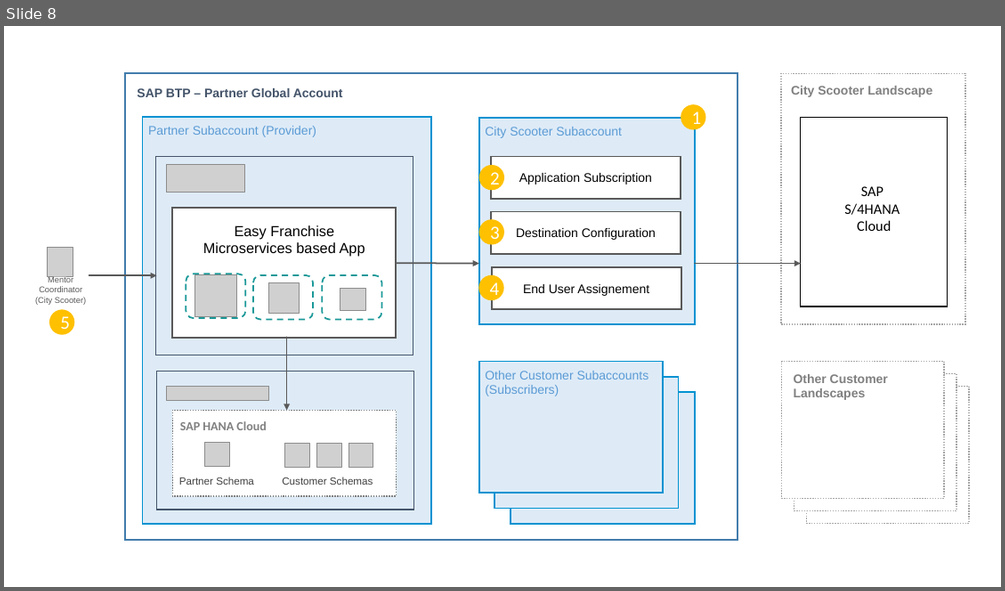
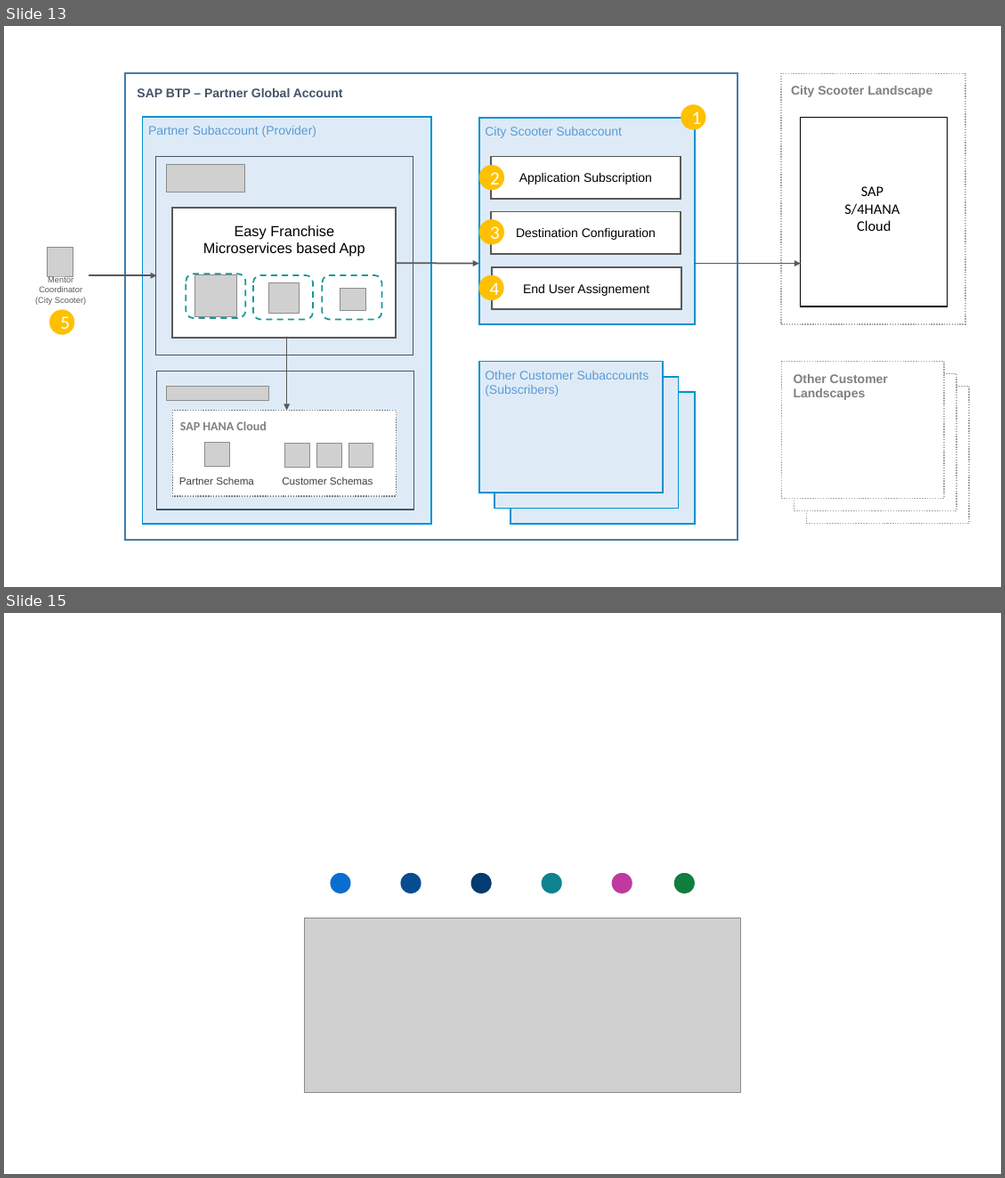
Before and after one commit to SAP-samples/btp-kyma-multitenant-extension, a slide deck: documentation/images/easyfranchise-diagrams.pptx. Shown one above the other, each under a label of ours: slide 8 before the commit, slides 13 and 15 after it; the slides between them are not shown. The pictures are 1005x591 and 1005x1178 pixels, drawn with LibreOffice and Linux fonts; fonts in the diff are those of the drawing; grey boxes stand for pictures. Boxes give left, top, right and bottom in pixels: in the first picture for what was removed or moved away, otherwise in the second. Text is boxed around its words. In the diff, an @@ line names an element or a change of style, - is before the commit and + after.

```diff
--- a/documentation/images/easyfranchise-diagrams.pptx
+++ b/documentation/images/easyfranchise-diagrams.pptx
@@ slide 15 added at box(4, 613, 1001, 1174), background #FFFFFF @@
@@ ellipse added at box(330, 873, 351, 893), fill #0A6ED1 @@
@@ ellipse added at box(400, 873, 421, 893), fill #074D92 @@
@@ ellipse added at box(470, 873, 492, 893), fill #053B70 @@
@@ ellipse added at box(542, 873, 563, 893), fill #0F828F @@
@@ ellipse added at box(612, 873, 633, 893), fill #C0399F @@
@@ ellipse added at box(674, 873, 695, 893), fill #107E3E @@
@@ picture added at box(305, 918, 741, 1093) @@
@@ what was slide 8 is now slide 13 @@
```
Also in this commit, not shown: 4 other slides added, 20 other files.
